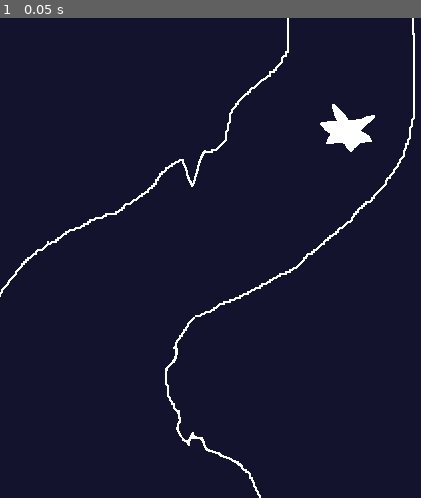
Above: before the commit, frame 1.
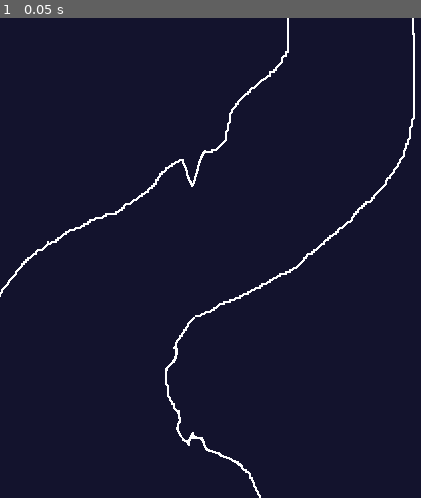
Above: after the commit, the same moment.

Repository: loudercake/gwj84
Game: Godot game, scene res://terrain2.tscn
Same seed, same stepped clock (60 frames per second), same inputs: the game is played once before the commit and once after it. This scene is started directly instead of the project's main scene.
Inputs:
- Up to frame 1 (0.05 s): no input

The runs differ from the first frame. In frame 1, 0.6% of the frame differs, in the area x 76-90%, y 17-28%.

Commit message:
add collision

Diff:
--- a/terrain2.tscn
+++ b/terrain2.tscn
@@ -9,3 +9,9 @@
 [node name="Terrain" type="Sprite2D" parent="StaticBody2D"]
 position = Vector2(336, 1144)
 texture = ExtResource("1_tb12x")
+
+[node name="CollisionPolygon2D" type="CollisionPolygon2D" parent="StaticBody2D"]
+polygon = PackedVector2Array(-182, 88, 288, 5, 287, 38, 230, 86, 224, 121, 224, 121, 209, 130, 209, 130, 193, 162, 193, 162, 181, 142, 161, 152, 161, 152, 141, 179, 141, 179, 119, 185, 87, 205, 48, 229, 6, 261, -13, 297, -13, 297, -26, 363, -12, 423, -12, 423, -13, 468, -2, 487, 24, 515, 157, 546, 179, 599, 172, 664, 172, 664, 184, 737, 184, 737, 210, 778, 210, 778, 224, 805, 214, 828, 214, 828, 199, 841, 199, 841, 176, 856, 176, 856, 148, 862, 148, 862, 137, 876, 137, 878, 99, 918, 99, 918, 81, 970)
+
+[node name="CollisionPolygon2D2" type="CollisionPolygon2D" parent="StaticBody2D"]
+polygon = PackedVector2Array(414, 4, 414, 4, 414, 104, 414, 104, 403, 139, 381, 171, 359, 193, 323, 227, 292, 252, 241, 276, 196, 301, 196, 301, 175, 330, 175, 330, 172, 342, 172, 342, 163, 357, 171, 376, 178, 404, 178, 404, 184, 421, 184, 421, 245, 448, 277, 523, 293, 644, 279, 704, 300, 760, 322, 789, 340, 833, 331, 871, 427, 996, 427, 996)
Binary file changed: terrain2.png
Not shown: 1 places in terrain2.tscn that only renumber resources
